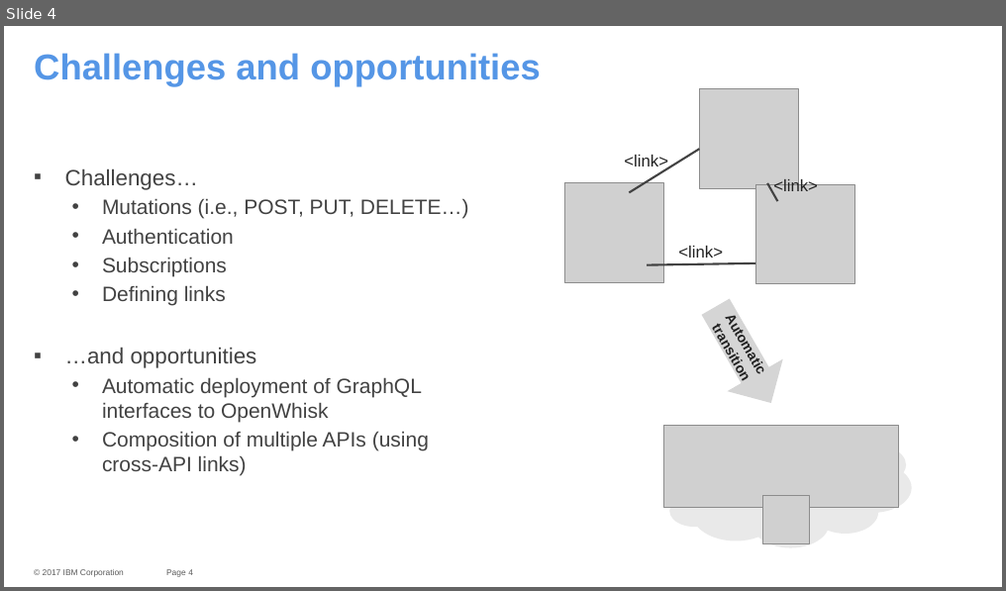
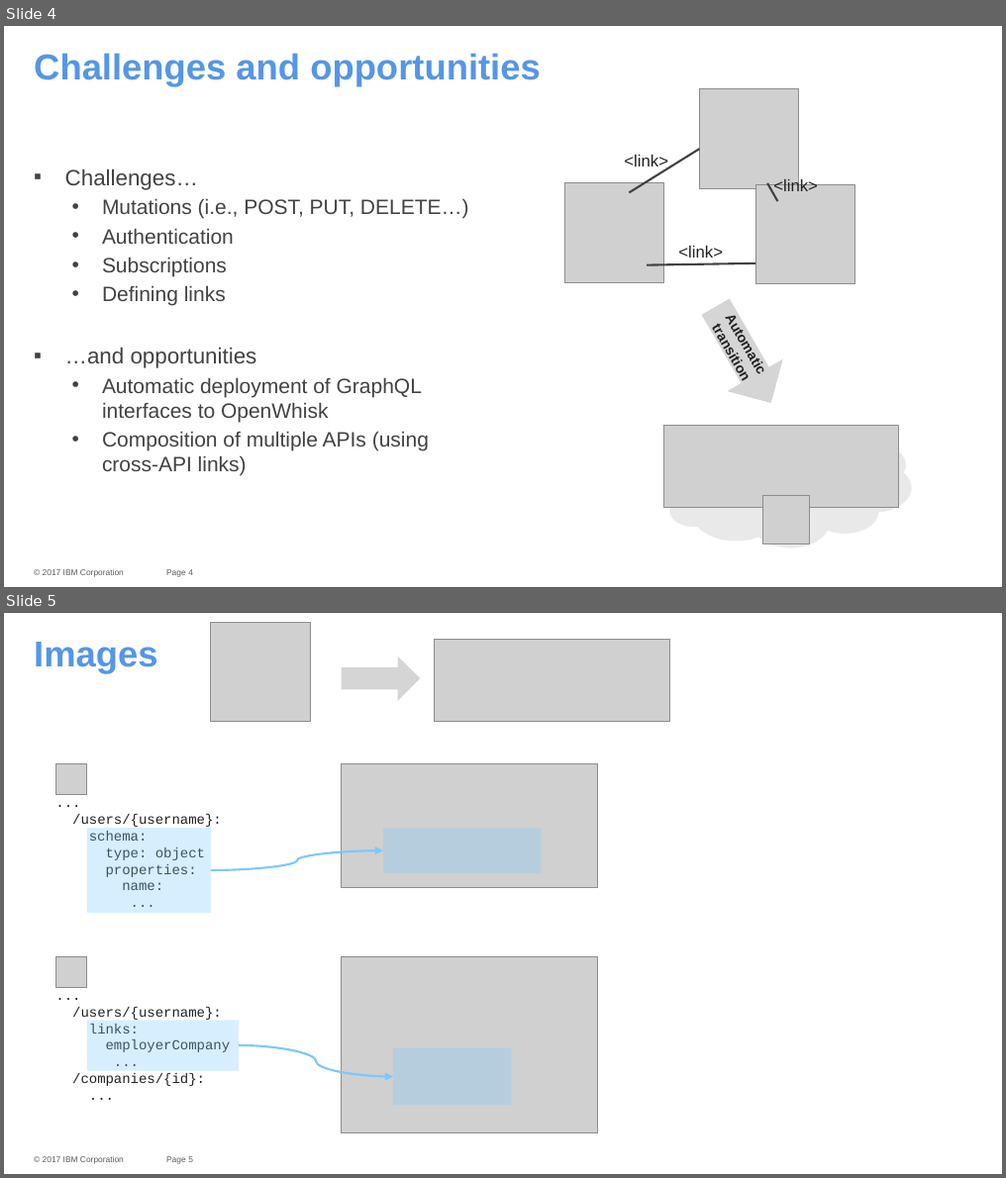
Before and after one commit to IBM/openapi-to-graphql, a slide deck: docs/oasgraph.pptx. Shown one above the other, each under a label of ours: slide 4 before the commit, slides 4 and 5 after it. The pictures are 1006x591 and 1006x1178 pixels, drawn with LibreOffice and Linux fonts; fonts in the diff are those of the drawing; grey boxes stand for pictures; background and template pictures are left out. Boxes give left, top, right and bottom in pixels: in the first picture for what was removed or moved away, otherwise in the second. Text is boxed around its words. In the diff, an @@ line names an element or a change of style, - is before the commit and + after.

```diff
--- a/docs/oasgraph.pptx
+++ b/docs/oasgraph.pptx
@@ slide 5 added at bbox=[4, 613, 1002, 1174], background #FFFFFF; not listed: 3 template elements that a slide beside it also shows @@
@@ title added at bbox=[34, 642, 157, 674], 26 pt, text #5596E6, bold @@
+Images
@@ picture added at bbox=[211, 622, 310, 722] @@
@@ picture added at bbox=[434, 639, 669, 721] @@
@@ right arrow added at bbox=[342, 656, 420, 701], fill #D5D5D5 @@
@@ group added at bbox=[55, 763, 598, 912]: 2 pictures, 2 rectangles, 1 text, 1 curved arrow @@
+...
+/users/{username}:
+schema:
+type: object
+properties:
+name:
+...
@@ group added at bbox=[55, 957, 598, 1133]: 2 pictures, 2 rectangles, 1 text, 1 curved arrow @@
+...
+/users/{username}:
+links:
+employerCompany
+...
+/companies/{id}:
+...
```
Also in this commit, not shown: 1 other slide added, 7 other files.
